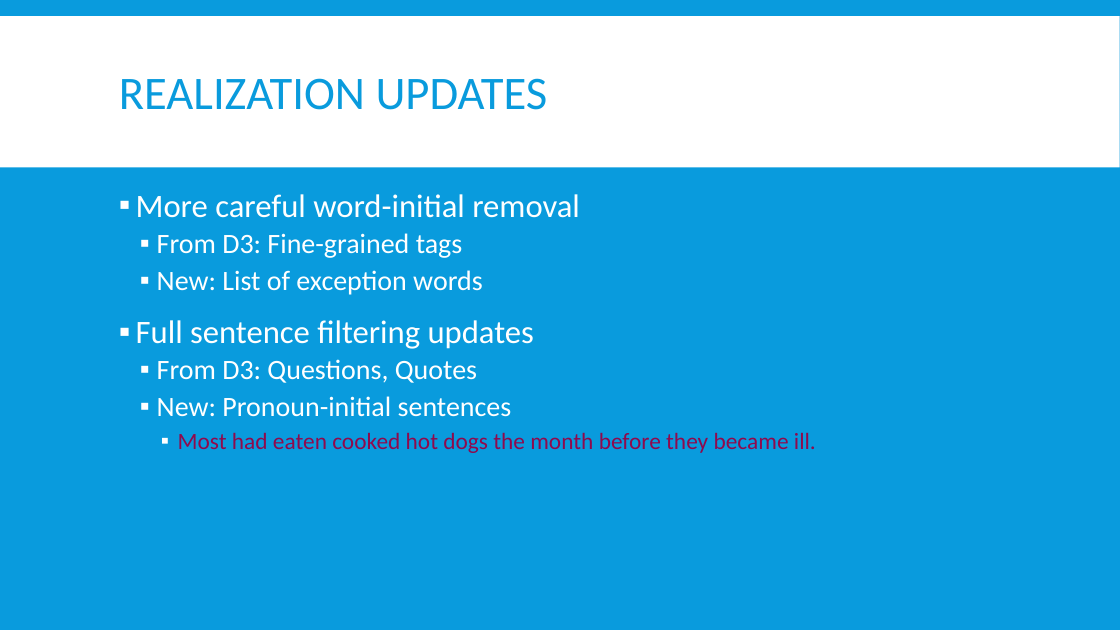
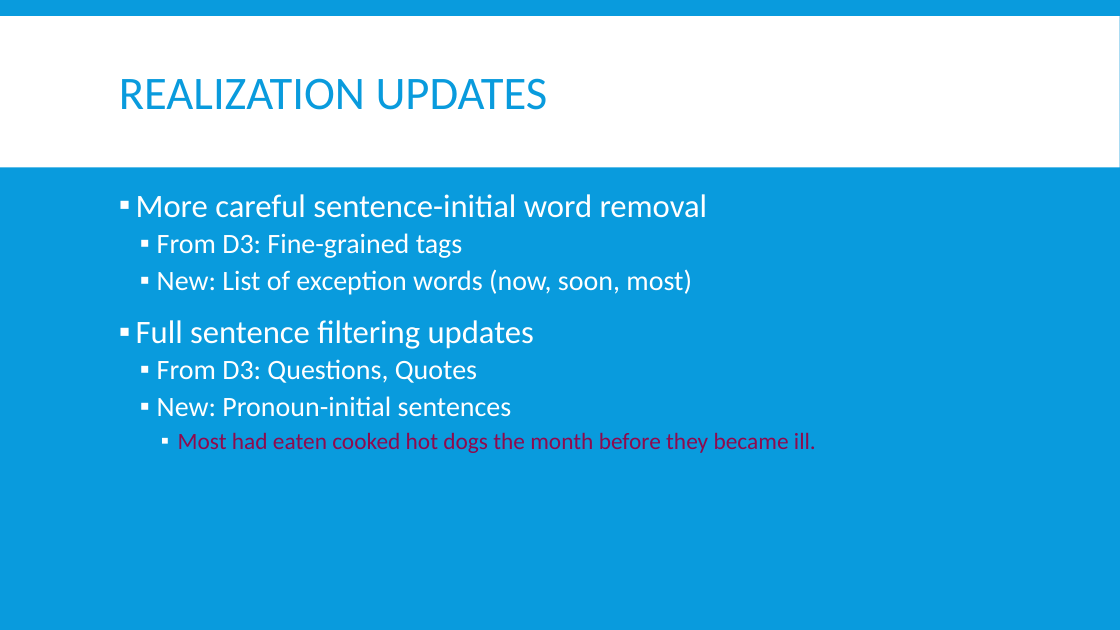
Before and after one commit to Mindful/ling-573, a slide deck: slide 12 of doc/D4_presentation.pptx. Drawn at 1120x630 pixels with LibreOffice and Linux fonts; fonts in the diff are those of the drawing. Boxes give left, top, right and bottom in pixels: in the first picture for what was removed or moved away, otherwise in the second. Text is boxed around its words. In the diff, an @@ line names an element or a change of style, - is before the commit and + after.

```diff
--- a/doc/D4_presentation.pptx
+++ b/doc/D4_presentation.pptx
@@ text at [136, 194, 708, 218]: text changed @@
-▪ More careful word-initial removal
+▪ More careful sentence-initial word removal
@@ text at [157, 269, 692, 295]: text changed @@
-  ▪ New: List of exception words
+  ▪ New: List of exception words (now, soon, most)
```
Also in this commit, not shown: 1 other slide changed.
